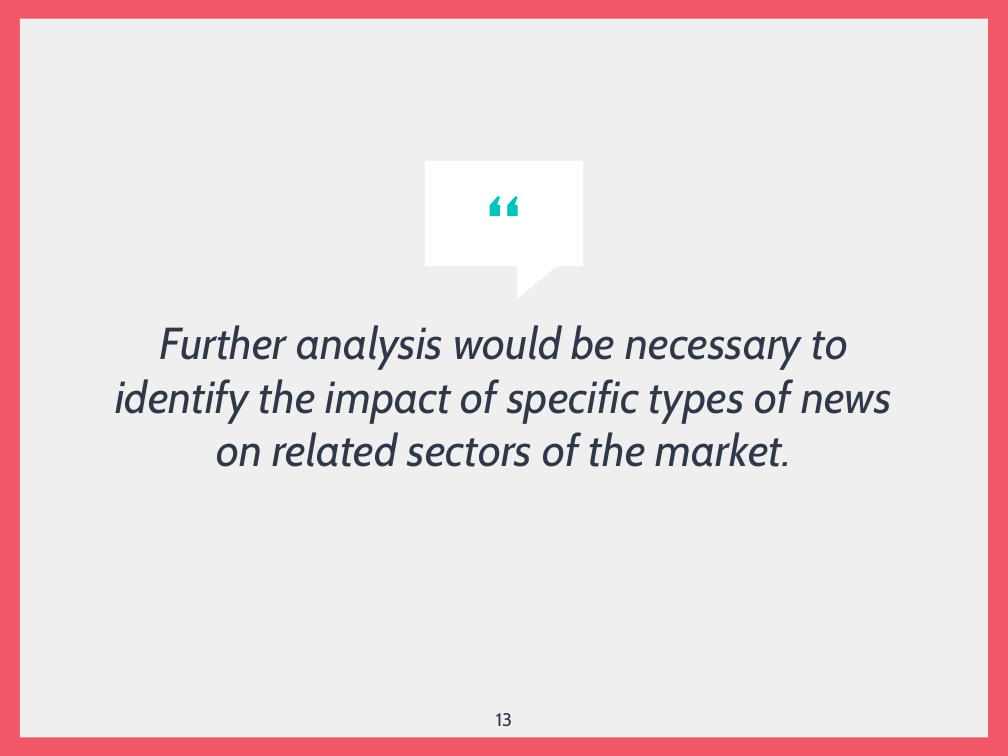
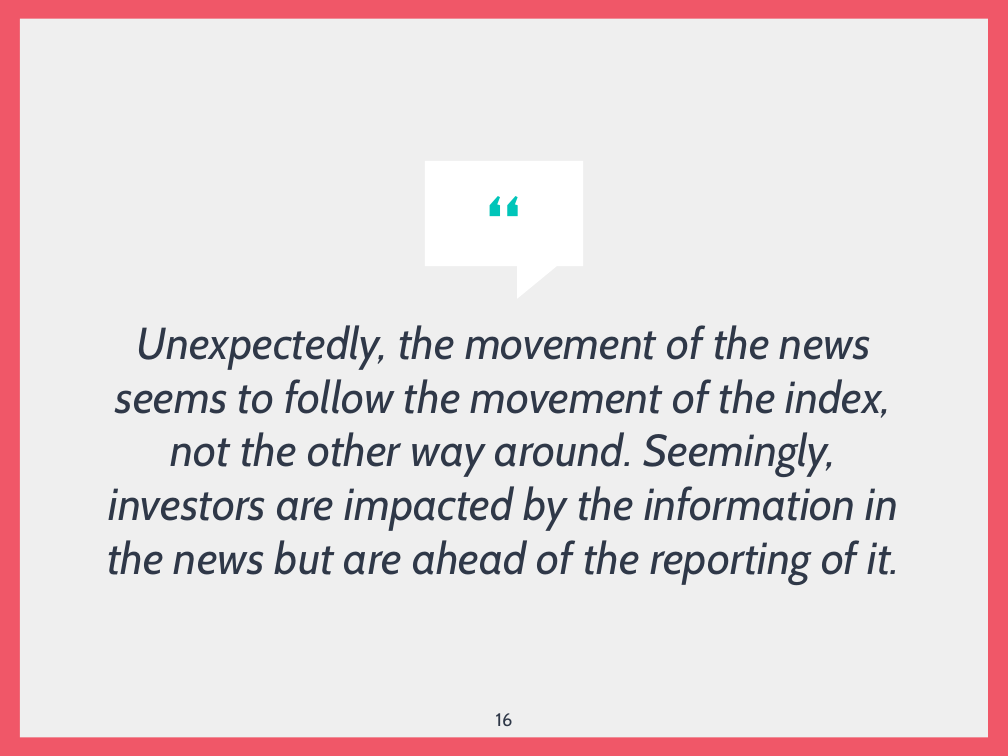
Before and after one commit to jsialcalde/news_project, a slide deck: slide 16 of News Project Presentation.pptx (slide 13 before the commit). Drawn at 1008x756 pixels with LibreOffice and Linux fonts; fonts in the diff are those of the drawing. Boxes give left, top, right and bottom in pixels: in the first picture for what was removed or moved away, otherwise in the second. Text is boxed around its words. In the diff, an @@ line names an element or a change of style, - is before the commit and + after.

```diff
--- a/News Project Presentation.pptx
+++ b/News Project Presentation.pptx
@@ text at bbox=[107, 325, 899, 584]: text changed @@
-Further analysis would be necessary to identify the impact of specific types of news on related sectors of the market.
+Unexpectedly, the movement of the news seems to follow the movement of the index, not the other way around. Seemingly, investors are impacted by the information in the news but are ahead of the reporting of it.
@@ page number at bbox=[496, 713, 513, 726]: text changed @@
-13
+16
```
Also in this commit, not shown: 1 other slide changed, 7 slides added, 5 slides removed.
